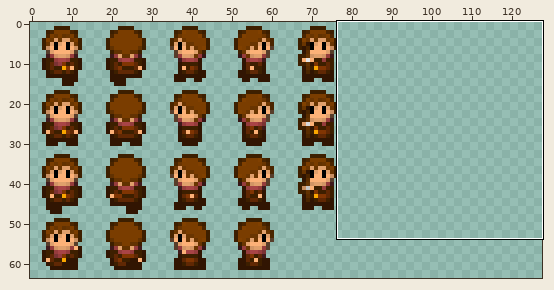
A sprite sheet gets an edit: src/plunder/resources/images/entity/player.png. The picture above shows the old version from afar; the outline marks the close-up.
Close-up. Before:
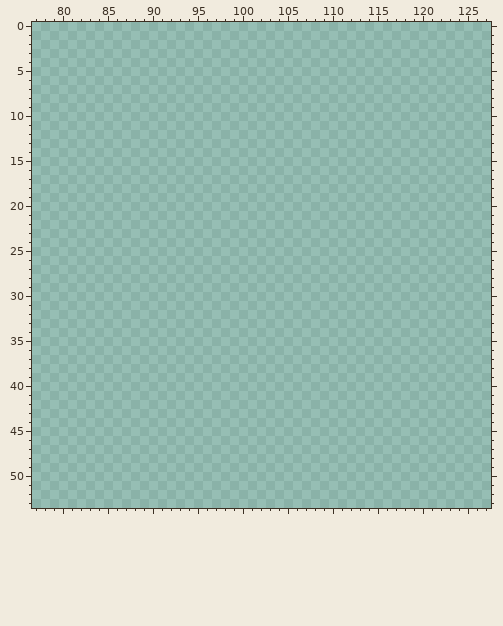
The file is 128x64 pixels. Colours within 5 levels of each other are drawn and written as one. Shown: x 77..127, y 0..53. The commit also changed other parts of the picture, which this record leaves out.
After:
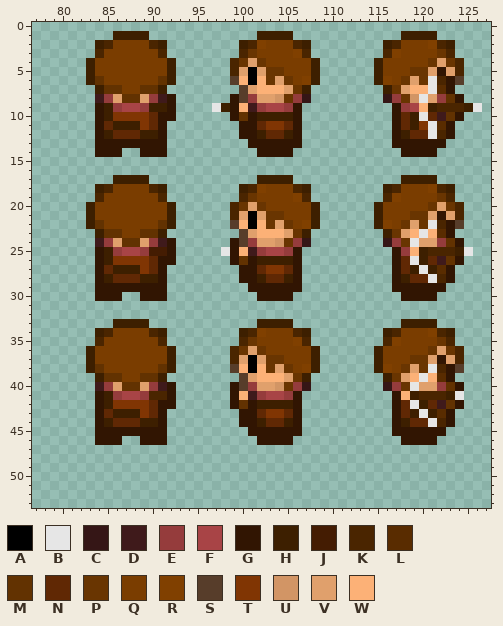
Palette (. is transparent): A #000000  B #e6e6e6  C #351616  D #3f1a1b  E #953c3c  F #a84446  G #311502  H #3d1f00  J #441c02  K #4a2500  L #592c00  M #623201  N #602804  P #693501  Q #7a3d00  R #804000  S #573d2a  T #803503  U #d29565  V #e0a06c  W #fcb177
What changed:
Changed rows in their new state; - is an unchanged pixel.
first column x 83:
 1 ---HHHH------------HHHH------------HHHH-----
 2 -HKQQQQKH--------HKRQQQKH--------HKQQQRKH---
 3 -KQQQQQQK--------KPQQQQRK--------KRQQQQPK---
 4 HQQQQQQQQH------KPVPQQQQQH------HQQQQQPVPK--
 5 HQQQQQQQQH------KVAVPPQQQH------HQQQPPVGVK--
 6 HMQQQQQQMH------SWAWPVPQRH------HRQPVPBKGS--
 7 -HMMQQMMH--------SVWWWVPH--------HPVWWBLG---
 8 -DEVMMVEDG------GSEVVUPEC--------CEPUBVEMG--
 9 -GHEFFEHHG----BHGWDEFFEG----------GEFWHKKKHB
10 -GHTTTTNGG------GMGHHHHG----------GNHBNDMG--
11 -GNHHHTNG--------GGNTTNG----------GNHTBLG---
12 -GHNNNHHG--------GGHNNHG----------GHNNBKG---
13 -GGGGGGGG---------GGGGGG----------GGGGGG----
14 -GGG--GGG----------GGGG------------GGGG-----
17 ---HHHH------------HHHH------------HHHH-----
18 -HKQQQQKH--------HKRQQQKH--------HKQQQRKH---
19 -KQQQQQQK--------KPQQQQRK--------KRQQQQPK---
20 HQQQQQQQQH------KPVPQQQQQH------HQQQQQPVPK--
21 HQQQQQQQQH------KVAVPPQQQH------HQQQPPVGVK--
22 HMQQQQQQMH------SWAWPVPQRH------HRQPVPBKGS--
23 -HMMQQMMH--------SVWWWVPH--------HPVWBWLG---
24 -DEVMMVEDG------GSEVVUPEC--------CEPBVVEMG--
25 -GHEFFEJJG-----BGWDEFFEG----------GEWHKKKHB-
26 -GHTTTTNGG------GMGHHHHG----------GNBHNDMG--
27 -GNHHHTNG--------GGNTTNG----------GNHBHLG---
28 -GHNNNHHG--------GGHNNHG----------GHNNBKG---
29 -GGGGGGGG---------GGGGGG----------GGGGGG----
30 -GGG--GGG----------GGGG------------GGGG-----
33 ---HHHH------------HHHH------------HHHH-----
34 -HKQQQQKH--------HKRQQQKH--------HKQQQRKH---
35 -KQQQQQQK--------KPQQQQRK--------KRQQQQPK---
36 HQQQQQQQQH------KPVPQQQQQH------HQQQQQPVPK--
37 HQQQQQQQQH------KVAVPPQQQH------HQQQPPVGVK--
38 HMQQQQQQMH------SWAWPVPQRH------HRQPVPBKGS--
39 -HMMQQMMH--------SVWWWVPH--------HPVWBWLG---
40 -DEVMMVEDG------GSEVVUPEC--------CEPBVVEMG--
41 -GHEFFEKKG------GWDEFFEG----------GWHKKKHB--
42 -GHTTTTNGG------GMGHHHHG----------GNBHNDMG--
43 -GNHHHTNG--------GGNTTNG----------GNHBHLG---
44 -GHNNNHHG--------GGHNNHG----------GHNNBKG---
45 -GGGGGGGG---------GGGGGG----------GGGGGG----
46 -GGG--GGG----------GGGG------------GGGG-----
Changed places in both close-ups, as pixel boxes (x1, y1, x2, y2):
added: (86, 31, 320, 445)
added: (374, 31, 482, 445)
